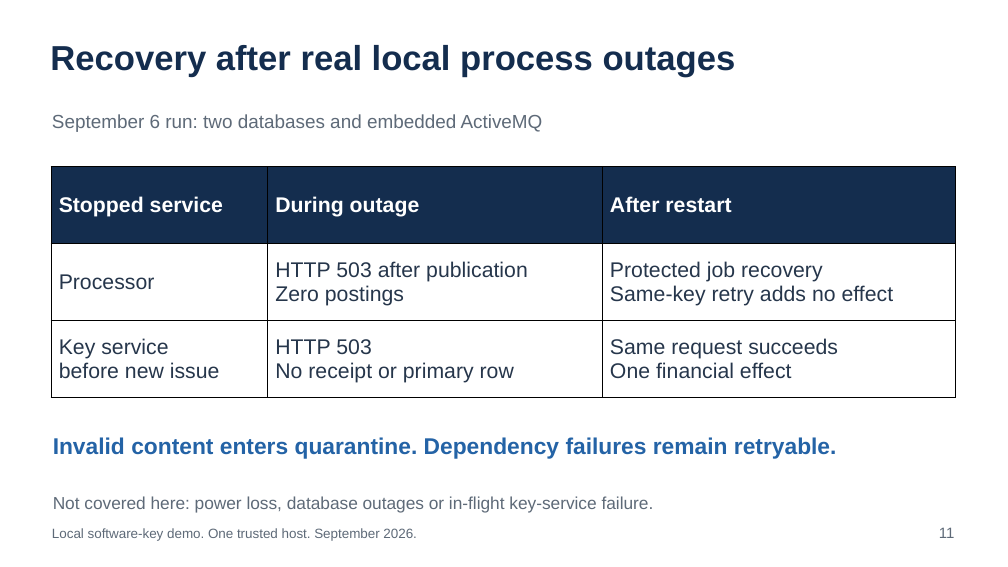
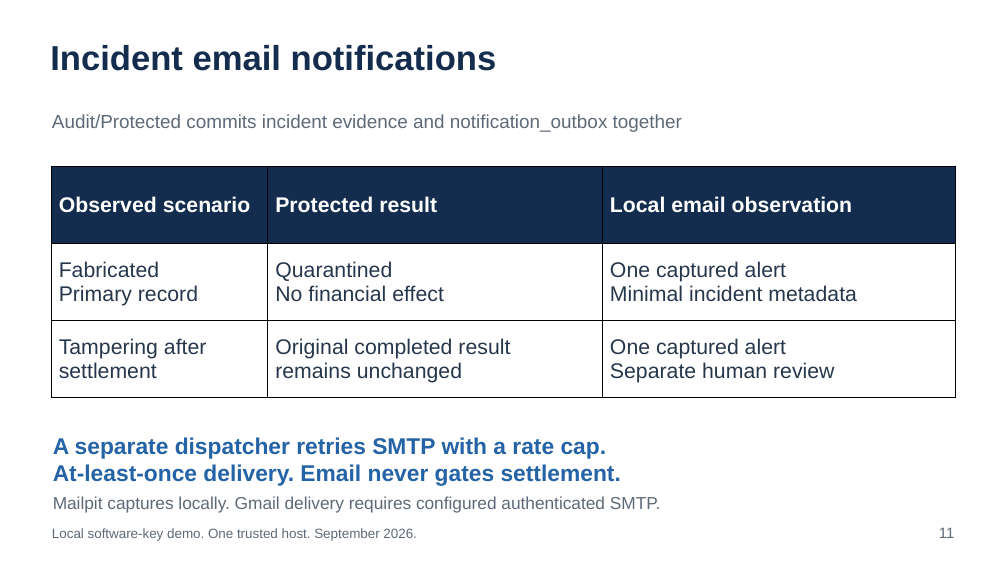
Before and after one commit to ViktorKhudiaiev/demo_security_module, a slide deck: slide 11 of docs/presentation/demo.pptx. Drawn at 1008x567 pixels with LibreOffice and Linux fonts; fonts in the diff are those of the drawing. Boxes give left, top, right and bottom in pixels: in the first picture for what was removed or moved away, otherwise in the second. Text is boxed around its words. In the diff, an @@ line names an element or a change of style, - is before the commit and + after.

Commit message:
Refresh offline docs, article PDF and presentation with verified notification evidence

```diff
--- a/docs/presentation/demo.pptx
+++ b/docs/presentation/demo.pptx
@@ text at box(50, 45, 497, 71): text changed @@
-Recovery after real local process outages
+Incident email notifications
@@ text at box(52, 114, 682, 132): text changed @@
-September 6 run: two databases and embedded ActiveMQ
+Audit/Protected commits incident evidence and notification_outbox together
@@ table at box(51, 167, 956, 398) @@
-row 1: Stopped service | During outage | After restart
+row 1: Observed scenario | Protected result | Local email observation
-row 2: Processor | HTTP 503 after publication / Zero postings | Protected job recovery / Same-key retry adds no effect
+row 2: Fabricated / Primary record | Quarantined / No financial effect | One captured alert / Minimal incident metadata
-row 3: Key service / before new issue | HTTP 503 / No receipt or primary row | Same request succeeds / One financial effect
+row 3: Tampering after / settlement | Original completed result / remains unchanged | One captured alert / Separate human review
@@ text at box(53, 437, 621, 486): text changed @@
-Invalid content enters quarantine. Dependency failures remain retryable.
+A separate dispatcher retries SMTP with a rate cap.
+At-least-once delivery. Email never gates settlement.
@@ text at box(53, 496, 661, 513): text changed @@
-Not covered here: power loss, database outages or in-flight key-service failure.
+Mailpit captures locally. Gmail delivery requires configured authenticated SMTP.
```
Also in this commit, not shown: 4 other slides changed, 27 other files.
